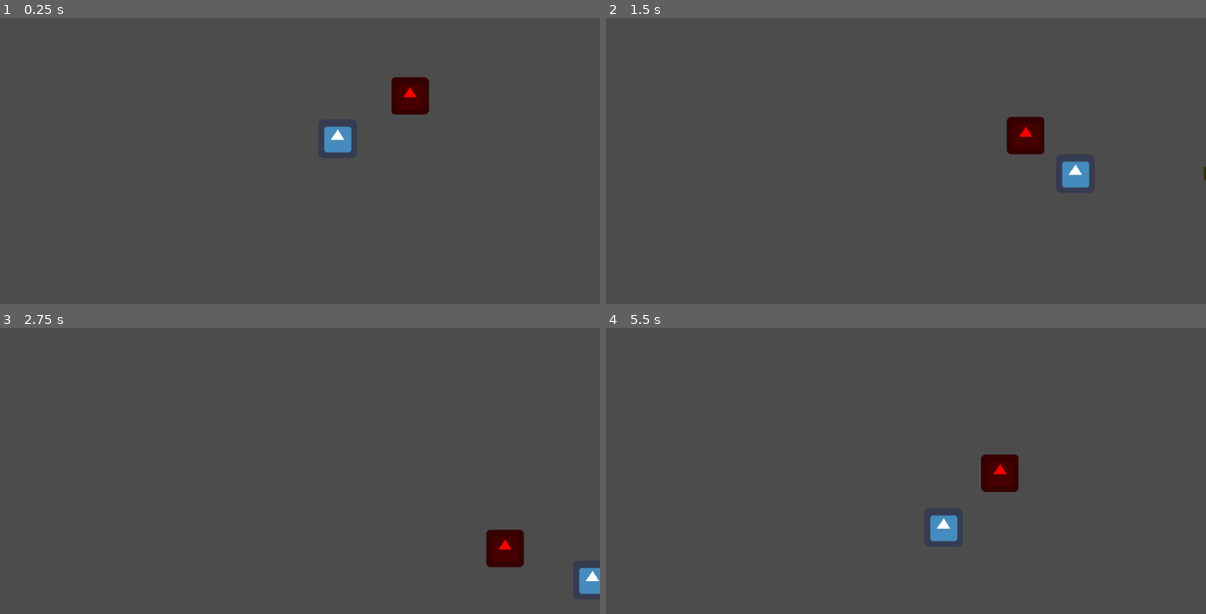
Above: before the commit, frames 1-4 (two rows, left to right).
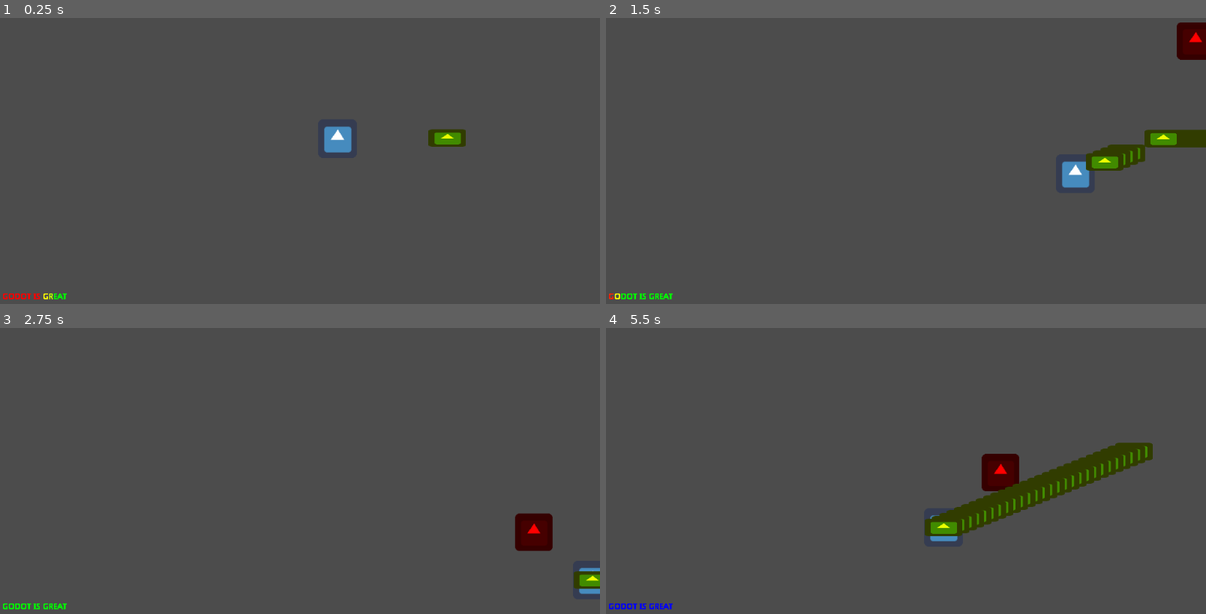
Above: after the commit, the same moments.

Repository: Vortex2Oblivion/2d-Godot-Shooter
Game: Godot game, scene res://MainScene.tscn
Same seed, same stepped clock (60 frames per second), same inputs: the game is played once before the commit and once after it. The engine's default icon, where the game draws it, is replaced by a stand-in: a white triangle on a blue panel in a dark square.
Inputs:
- Up to frame 1 (0.25 s): no input
- Up to frame 2 (1.5 s): hold D (move_right) 0.53-1.28 s; hold Space (shoot) 0.53-1.28 s; hold S (move_down) from 1.28 s (still down); tap Space (shoot) at 1.35 s
- Up to frame 3 (2.75 s): release S (move_down) at 2.03 s; hold D (move_right) from 2.03 s (still down); hold Space (shoot) from 2.03 s (still down)
- Up to frame 4 (5.5 s): release D (move_right) at 2.78 s; release Space (shoot) at 2.78 s; hold W (move_up) 2.78-3.53 s; tap Space (shoot) at 2.85, 4.35 s; hold Space (shoot) 3.53-4.28 s; hold A (move_left) 3.53-5.03 s; hold S (move_down) from 5.03 s (still down); hold Space (shoot) from 5.03 s (still down)

The runs differ from the first frame. In frame 1, 1.3% of the frame differs, in the area x 0-78%, y 20-99%; in frame 2, 3.0%; in frame 3, 1.9%; in frame 4, 3.9%, in the area x 0-92%, y 40-99%.

Commit message:
thanks leather

Diff:
--- a/Bullet.gd
+++ b/Bullet.gd
@@ -1,8 +1,16 @@
 extends Sprite
+export (PackedScene) var Bullet
+var speed = 750
 
-export var speed = 300
 func _physics_process(delta):
-	if Input.is_action_pressed("shoot"):
-		position.x += speed * delta
-	if Input.is_action_just_released("shoot"):
-		print("released")
+	position += transform.x * speed * delta
+	if Input.is_action_just_pressed("shoot"):
+		shoot()
+func shoot():
+	var b = Bullet.instance()
+	owner.add_child(b)
+	b.transform = $Bullet.global_transform
+func _on_Bullet_body_entered(body):
+	if body.is_in_group("mobs"):
+		body.queue_free()
+	queue_free()
--- /dev/null
+++ b/Bullet.tscn
@@ -0,0 +1,25 @@
+[gd_scene load_steps=4 format=2]
+
+[ext_resource path="res://icon.png" type="Texture" id=1]
+[ext_resource path="res://Your.gd" type="Script" id=2]
+
+[sub_resource type="RectangleShape2D" id=1]
+extents = Vector2( 32, 15 )
+
+[node name="Bullet" type="Area2D"]
+script = ExtResource( 2 )
+
+[node name="Sprite" type="Sprite" parent="."]
+modulate = Color( 0.921569, 1, 0, 1 )
+scale = Vector2( 1, 0.46875 )
+texture = ExtResource( 1 )
+
+[node name="CollisionShape2D" type="CollisionShape2D" parent="."]
+shape = SubResource( 1 )
+
+[node name="VisibilityEnabler2D" type="VisibilityEnabler2D" parent="."]
+position = Vector2( 0, 2.38419e-07 )
+scale = Vector2( 3.3, 1.6 )
+
+[connection signal="body_entered" from="." to="." method="_on_Bullet_body_entered"]
+[connection signal="screen_exited" from="VisibilityEnabler2D" to="." method="_on_VisibilityEnabler2D_screen_exited"]
--- a/MainScene.gd
+++ b/MainScene.gd
@@ -2,6 +2,7 @@
 
 
 const ENEMY_FOLLOW_SPEED = 1.4
+var speed = 750
 
 func _physics_process(delta):
 	var player_pos = $Player.get_position()
--- a/MainScene.tscn
+++ b/MainScene.tscn
@@ -1,15 +1,28 @@
-[gd_scene load_steps=7 format=2]
+[gd_scene load_steps=8 format=2]
 
 [ext_resource path="res://icon.png" type="Texture" id=1]
 [ext_resource path="res://Player.gd" type="Script" id=2]
 [ext_resource path="res://MainScene.gd" type="Script" id=3]
 [ext_resource path="res://Enemy.gd" type="Script" id=4]
-[ext_resource path="res://Bullet.gd" type="Script" id=5]
+[ext_resource path="res://Bullet.tscn" type="PackedScene" id=5]
+[ext_resource path="res://RichTextLabel.tscn" type="PackedScene" id=6]
 
 [sub_resource type="CanvasItemMaterial" id=1]
 
 [node name="MainScene" type="Node2D"]
 script = ExtResource( 3 )
+
+[node name="RichTextLabel" parent="." instance=ExtResource( 6 )]
+margin_left = 4.0
+margin_top = 568.0
+margin_right = 242.0
+margin_bottom = 650.0
+
+[node name="Enemy" type="Sprite" parent="."]
+modulate = Color( 1, 0, 0, 1 )
+position = Vector2( 3179, -1156 )
+texture = ExtResource( 1 )
+script = ExtResource( 4 )
 
 [node name="Player" type="Sprite" parent="."]
 material = SubResource( 1 )
@@ -21,17 +34,5 @@
 "_editor_description_": ""
 }
 
-[node name="Bullet" type="Sprite" parent="Player"]
-modulate = Color( 1, 0.890196, 0, 1 )
-self_modulate = Color( 1, 0.890196, 0, 1 )
-show_behind_parent = true
-position = Vector2( 6.10352e-05, 3.05176e-05 )
-scale = Vector2( 1, 0.378327 )
-texture = ExtResource( 1 )
-script = ExtResource( 5 )
-
-[node name="Enemy" type="Sprite" parent="."]
-modulate = Color( 1, 0, 0, 1 )
-position = Vector2( 752, 200 )
-texture = ExtResource( 1 )
-script = ExtResource( 4 )
+[node name="Bullet" parent="." instance=ExtResource( 5 )]
+position = Vector2( 576, 303 )
--- a/Player.gd
+++ b/Player.gd
@@ -1,15 +1,9 @@
 extends Sprite
 
+var bullet = preload("res://Bullet.tscn")
 
-# Declare member variables here. Examples:
-# var a: int = 2
-# var b: String = "text"
+export var speed = 300 # How fast the player will move (pixels/sec).
 
-
-# Called when the node enters the scene tree for the first time.
-func _ready() -> void:
-	pass # Replace with function body.6
-export var speed = 300 # How fast the player will move (pixels/sec).
 func _physics_process(delta):
 	if Input.is_action_pressed("move_right"):
 		position.x += speed * delta
@@ -19,5 +13,8 @@
 		position.y += speed * delta
 	if Input.is_action_pressed("move_up"):
 		position.y -= speed * delta
-	if Input.is_action_just_pressed("shoot"):
-		print("pew!")
+
+	if Input.is_action_pressed("shoot"):
+		var bul = bullet.instance()
+		owner.add_child(bul)
+		bul.global_position = global_position
--- /dev/null
+++ b/RichTextLabel.tscn
@@ -0,0 +1,8 @@
+[gd_scene format=2]
+
+[node name="RichTextLabel" type="RichTextLabel"]
+margin_right = 178.0
+margin_bottom = 41.0
+bbcode_enabled = true
+bbcode_text = "[rainbow freq=0.1 sat=10 val=50]GODOT IS GREAT[/rainbow]"
+text = "GODOT IS GREAT"
--- a/Sprite.gd
+++ /dev/null
@@ -1,23 +0,0 @@
-extends Sprite
-
-
-# Declare member variables here. Examples:
-# var a: int = 2
-# var b: String = "text"
-
-
-# Called when the node enters the scene tree for the first time.
-func _ready() -> void:
-	pass # Replace with function body.6
-export var speed = 300 # How fast the player will move (pixels/sec).
-func _physics_process(delta):
-	if Input.is_action_pressed("move_right"):
-		position.x += speed * delta
-	if Input.is_action_pressed("move_left"):
-		position.x -= speed * delta
-	if Input.is_action_pressed("move_down"):
-		position.y += speed * delta
-	if Input.is_action_pressed("move_up"):
-		position.y -= speed * delta
-	if Input.is_action_just_pressed("shoot"):
-		print("pew!")
--- /dev/null
+++ b/Your.gd
@@ -0,0 +1,15 @@
+extends Area2D
+
+var speed = 750
+
+func _physics_process(delta):
+	position += transform.x * speed * delta
+
+func _on_Bullet_body_entered(body):
+	if body.is_in_group("mobs"):
+		body.queue_free()
+
+	queue_free()
+
+func _on_VisibilityEnabler2D_screen_exited():
+	queue_free()
--- a/project.godot
+++ b/project.godot
@@ -14,6 +14,10 @@
 run/main_scene="res://MainScene.tscn"
 config/icon="res://icon.png"
 
+[display]
+
+window/size/resizable=false
+
 [global]
 
 input=false
@@ -27,21 +31,25 @@
 move_right={
 "deadzone": 0.5,
 "events": [ Object(InputEventKey,"resource_local_to_scene":false,"resource_name":"","device":0,"alt":false,"shift":false,"control":false,"meta":false,"command":false,"pressed":false,"scancode":0,"physical_scancode":68,"unicode":0,"echo":false,"script":null)
+, Object(InputEventKey,"resource_local_to_scene":false,"resource_name":"","device":0,"alt":false,"shift":false,"control":false,"meta":false,"command":false,"pressed":false,"scancode":0,"physical_scancode":16777233,"unicode":0,"echo":false,"script":null)
  ]
 }
 move_left={
 "deadzone": 0.5,
 "events": [ Object(InputEventKey,"resource_local_to_scene":false,"resource_name":"","device":0,"alt":false,"shift":false,"control":false,"meta":false,"command":false,"pressed":false,"scancode":0,"physical_scancode":65,"unicode":0,"echo":false,"script":null)
+, Object(InputEventKey,"resource_local_to_scene":false,"resource_name":"","device":0,"alt":false,"shift":false,"control":false,"meta":false,"command":false,"pressed":false,"scancode":0,"physical_scancode":16777231,"unicode":0,"echo":false,"script":null)
  ]
 }
 move_down={
 "deadzone": 0.5,
 "events": [ Object(InputEventKey,"resource_local_to_scene":false,"resource_name":"","device":0,"alt":false,"shift":false,"control":false,"meta":false,"command":false,"pressed":false,"scancode":0,"physical_scancode":83,"unicode":0,"echo":false,"script":null)
+, Object(InputEventKey,"resource_local_to_scene":false,"resource_name":"","device":0,"alt":false,"shift":false,"control":false,"meta":false,"command":false,"pressed":false,"scancode":0,"physical_scancode":16777234,"unicode":0,"echo":false,"script":null)
  ]
 }
 move_up={
 "deadzone": 0.5,
 "events": [ Object(InputEventKey,"resource_local_to_scene":false,"resource_name":"","device":0,"alt":false,"shift":false,"control":false,"meta":false,"command":false,"pressed":false,"scancode":0,"physical_scancode":87,"unicode":0,"echo":false,"script":null)
+, Object(InputEventKey,"resource_local_to_scene":false,"resource_name":"","device":0,"alt":false,"shift":false,"control":false,"meta":false,"command":false,"pressed":false,"scancode":0,"physical_scancode":16777232,"unicode":0,"echo":false,"script":null)
  ]
 }
 shoot={
